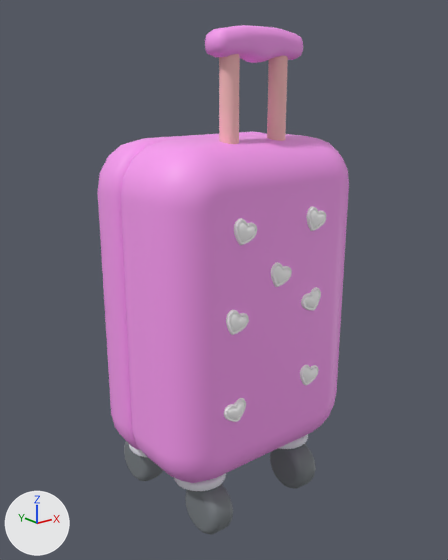
Renders of the FBX model Assets/Yarn/FBXs/LV_4.fbx from each side of a commit.
One viewpoint serves both versions: a camera (50 mm lens) standing at (-8.36, -10.58, 4.17) and looking at (0.07, -0.05, -0.05). Lighting does not change. The marker at lower left points along +X, +Y and +Z. The picture after the commit comes second. Where no turn or scale is listed for an object, it has been applied to the vertices.
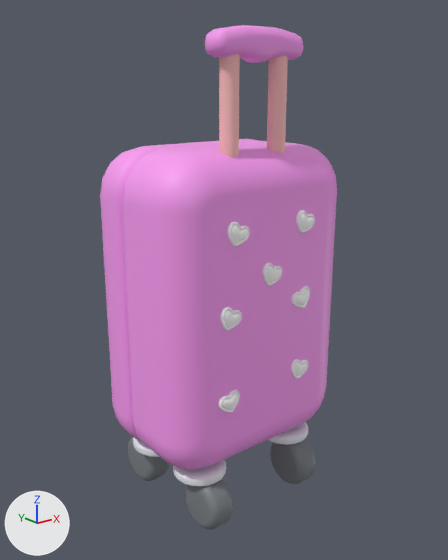
Where the newer file only moved an object's origin or applied its transform, the numbers keep the older frame.

The change, as a diff of the scene's bpy script:
```diff
--- a/Assets/Yarn/FBXs/LV_4.fbx.py
+++ b/Assets/Yarn/FBXs/LV_4.fbx.py
@@ me_mesh_031 @@
 # used by ob_polysurface697; parent = ob_lv4; location = (2.308, -42.32, 190.2); scale = (1.05, 1.05, 1.05)
-me_mesh_031.from_pydata(...)  # 400 vertices, 796 faces; spans x -240.0..240.0, y -340.0..340.0, z -194.0..0.0
+me_mesh_031.from_pydata(...)  # 400 vertices, 796 faces; spans x -240.0..240.0, y -340.0..340.0, z -102.0..92.0
+# me_mesh_031 part 1: the whole mesh is moved by (0.0, 0.0, 92.0)
 me_mesh_031.materials.append(mat_yarn_magenta1)
@@ me_mesh_007 @@
 # used by ob_polysurface298; location = (0.02, -1.9, -0.42)
-me_mesh_007.from_pydata(...)  # 400 vertices, 796 faces; spans x -2.56..2.47, y 1.93..3.38, z -3.57..3.57
+me_mesh_007.from_pydata(...)  # 400 vertices, 796 faces; spans x -2.44..2.35, y 2.09..3.48, z -3.4..3.4
+# me_mesh_007 part 2: the whole mesh is scaled about its middle by 0.954, then moved by (0.0, 0.13, 0.0)
 me_mesh_007.materials.append(mat_yarn_magenta1)
@@ ob_polysurface723 @@
 ob_polysurface723.parent = ob_polysurface697
-ob_polysurface723.location = (89.06, 19.86, 4.333)
+ob_polysurface723.location = (89.06, 19.86, 96.77)
@@ ob_polysurface728 @@
 ob_polysurface728.parent = ob_polysurface697
-ob_polysurface728.location = (-88.35, 189.0, 4.333)
+ob_polysurface728.location = (-88.35, 189.0, 96.77)
@@ ob_polysurface691 @@
 ob_polysurface691 = bpy.data.objects.new('polySurface691', me_mesh_028)
-ob_polysurface691.location = (1.33, -1.2, -4.76)
+ob_polysurface691.location = (1.33, -1.2, -4.64)
@@ ob_polysurface726 @@
 ob_polysurface726.parent = ob_polysurface697
-ob_polysurface726.location = (-110.6, -165.2, 4.333)
+ob_polysurface726.location = (-110.6, -165.2, 96.77)
@@ ob_polysurface697 @@
 ob_polysurface697.parent = ob_lv4
-ob_polysurface697.location = (2.308, -42.32, 190.2)
-ob_polysurface697.scale = (1.05, 1.05, 1.05)
+ob_polysurface697.location = (2.308, -42.69, 72.49)
@@ ob_polysurface729 @@
 ob_polysurface729.parent = ob_polysurface697
-ob_polysurface729.location = (3.01, 91.94, 4.333)
+ob_polysurface729.location = (3.01, 91.94, 96.77)
@@ ob_polysurface724 @@
 ob_polysurface724.parent = ob_polysurface697
-ob_polysurface724.location = (-105.8, 21.27, 4.333)
+ob_polysurface724.location = (-105.8, 21.27, 96.77)
@@ ob_polysurface725 @@
 ob_polysurface725.parent = ob_polysurface697
-ob_polysurface725.location = (93.72, -147.5, 4.333)
+ob_polysurface725.location = (93.72, -147.5, 96.77)
@@ ob_polysurface722 @@
 ob_polysurface722.parent = ob_polysurface697
-ob_polysurface722.location = (94.34, 189.0, 4.333)
+ob_polysurface722.location = (94.34, 189.0, 96.77)
@@ ob_polysurface685 @@
 ob_polysurface685 = bpy.data.objects.new('polySurface685', me_mesh_025)
-ob_polysurface685.location = (-1.39, 1.35, -4.76)
+ob_polysurface685.location = (-1.39, 1.14, -4.64)
@@ ob_polysurface709 @@
 ob_polysurface709 = bpy.data.objects.new('polySurface709', me_mesh_045)
-ob_polysurface709.location = (-1.28, -0.87, -4.08)
+ob_polysurface709.location = (-1.28, -0.87, -3.96)
@@ ob_polysurface706 @@
 ob_polysurface706 = bpy.data.objects.new('polySurface706', me_mesh_044)
-ob_polysurface706.location = (-1.28, -1.2, -4.76)
+ob_polysurface706.location = (-1.28, -1.2, -4.64)
```

Location of each change, (x1, y1, x2, y2) in pixels of the pictures (448 x 560 px):
'polySurface697', rescaled
    before: (121, 134, 349, 483)
    after: (122, 141, 337, 470)
'polySurface298', rescaled
    before: (98, 132, 266, 450)
    after: (100, 139, 260, 440)
'polySurface706', moved
    before: (185, 484, 233, 534)
    after: (185, 479, 233, 530)
'polySurface691', moved
    before: (270, 444, 316, 489)
    after: (270, 439, 316, 484)
'polySurface709', moved
    before: (174, 473, 226, 491)
    after: (173, 460, 226, 486)
'polySurface685', moved
    before: (124, 441, 163, 481)
    after: (128, 437, 169, 481)
'polySurface728', moved, rescaled (7% shorter)
    before: (234, 218, 257, 245)
    after: (227, 222, 250, 247)
'polySurface726', moved, rescaled (8% shorter)
    before: (224, 398, 246, 422)
    after: (218, 390, 240, 412)
'polySurface722', moved, rescaled
    before: (306, 207, 326, 231)
    after: (296, 210, 315, 233)
'polySurface724', moved, rescaled (8% shorter)
    before: (226, 310, 249, 335)
    after: (220, 307, 242, 330)
'polySurface729', moved, rescaled (8% shorter)
    before: (271, 262, 292, 287)
    after: (262, 263, 283, 286)
'polySurface723', moved, rescaled (10% narrower, 8% shorter)
    before: (301, 287, 321, 311)
    after: (292, 286, 310, 308)
'polySurface725', moved, rescaled
    before: (300, 365, 319, 386)
    after: (291, 359, 309, 379)
